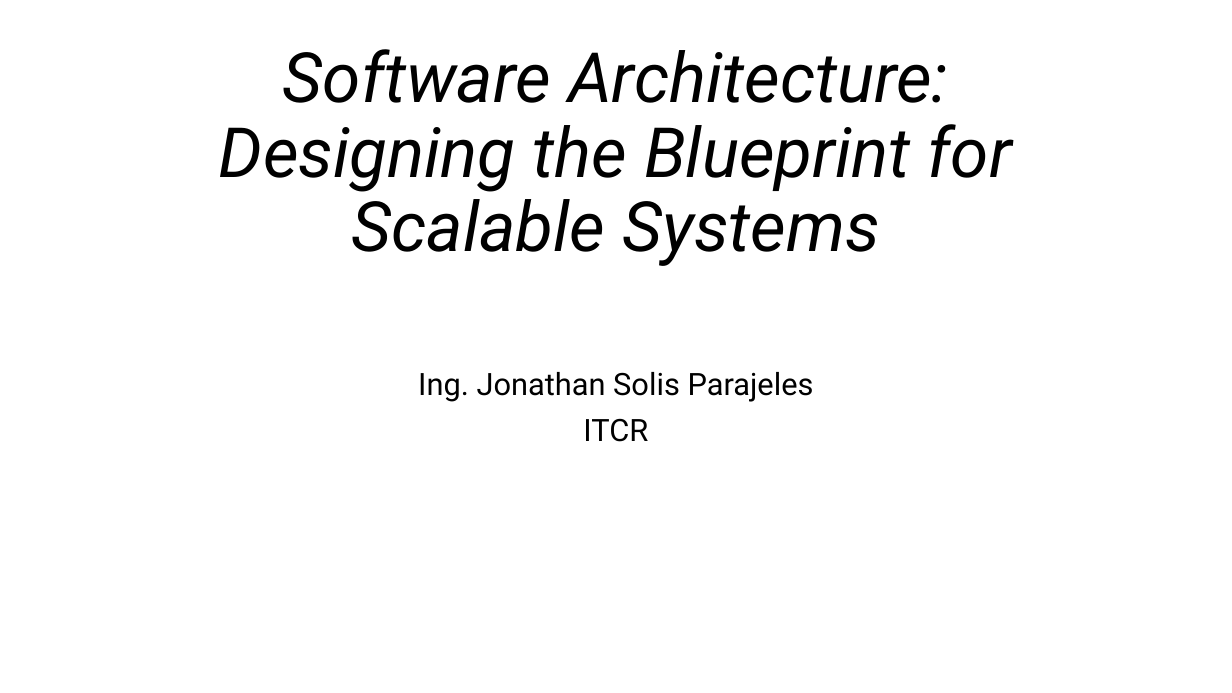
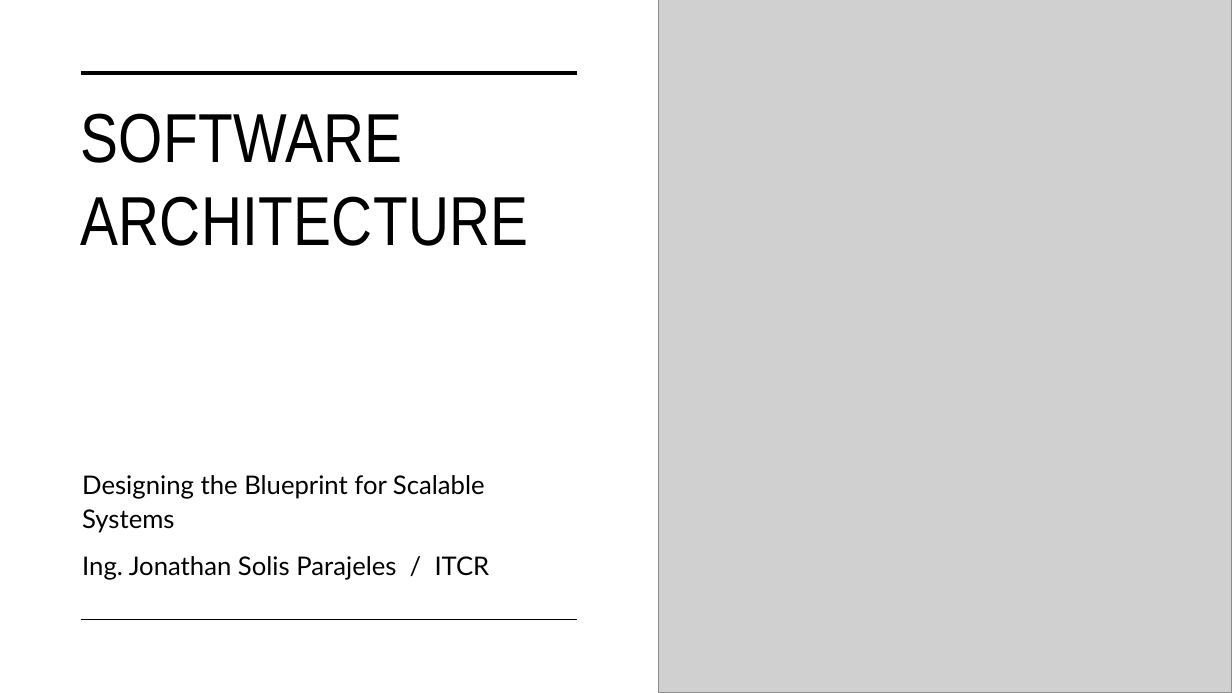
Before and after one commit to JonathanSolisP/design-course, a slide deck: slide 1 of Semana 6/Software Architecture.pptx. Drawn at 1232x693 pixels with LibreOffice and Linux fonts; fonts in the diff are those of the drawing; grey boxes stand for pictures. Boxes give left, top, right and bottom in pixels: in the first picture for what was removed or moved away, otherwise in the second. Text is boxed around its words. In the diff, an @@ line names an element or a change of style, - is before the commit and + after.

```diff
--- a/Semana 6/Software Architecture.pptx
+++ b/Semana 6/Software Architecture.pptx
@@ picture added at (658,0,1232,693) @@
@@ title "SOFTWARE ARCHITECTURE" at (80,113,528,246): vertical alignment bottom to top @@
@@ line added from (81, 73) to (578, 73), #000000 3.5 pt @@
@@ title at (80,113,528,246): text changed; font Roboto to Arial Narrow; italic off @@
-Software Architecture: Designing the Blueprint for Scalable Systems
+SOFTWARE ARCHITECTURE
@@ subtitle "Designing the Blueprint for Scalable ..." at (82,475,490,580): vertical alignment top to bottom @@
@@ subtitle at (82,475,490,580): text changed; size 24 to 20 pt; font Roboto to Lato @@
-Ing. Jonathan Solis Parajeles
-ITCR
+Designing the Blueprint for Scalable Systems
+Ing. Jonathan Solis Parajeles / ITCR
@@ line added from (81, 620) to (578, 620), #000000 1 pt @@
```
Also in this commit, not shown: 12 other slides changed, 7 slides added, 38 other files.
